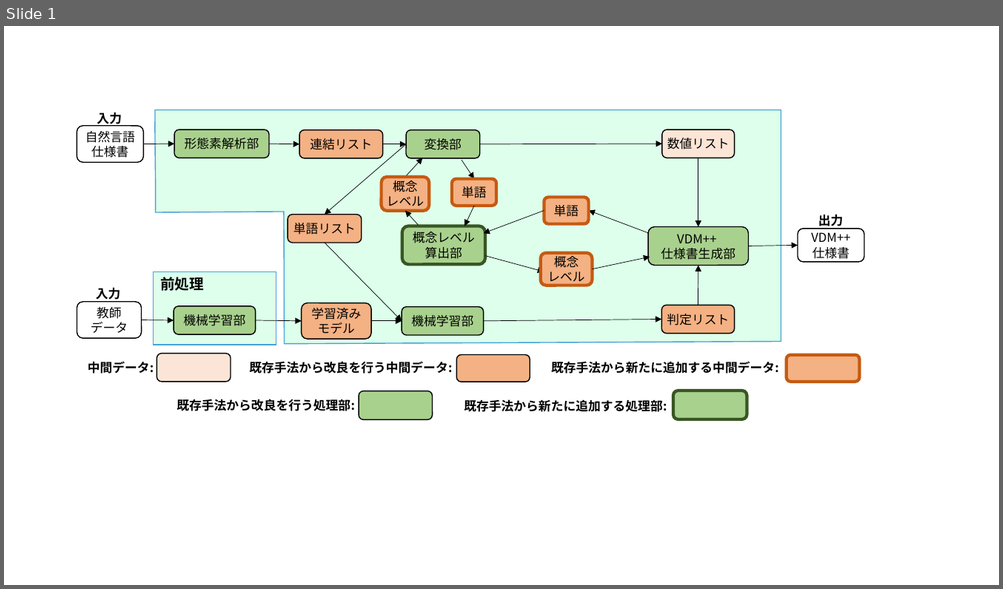
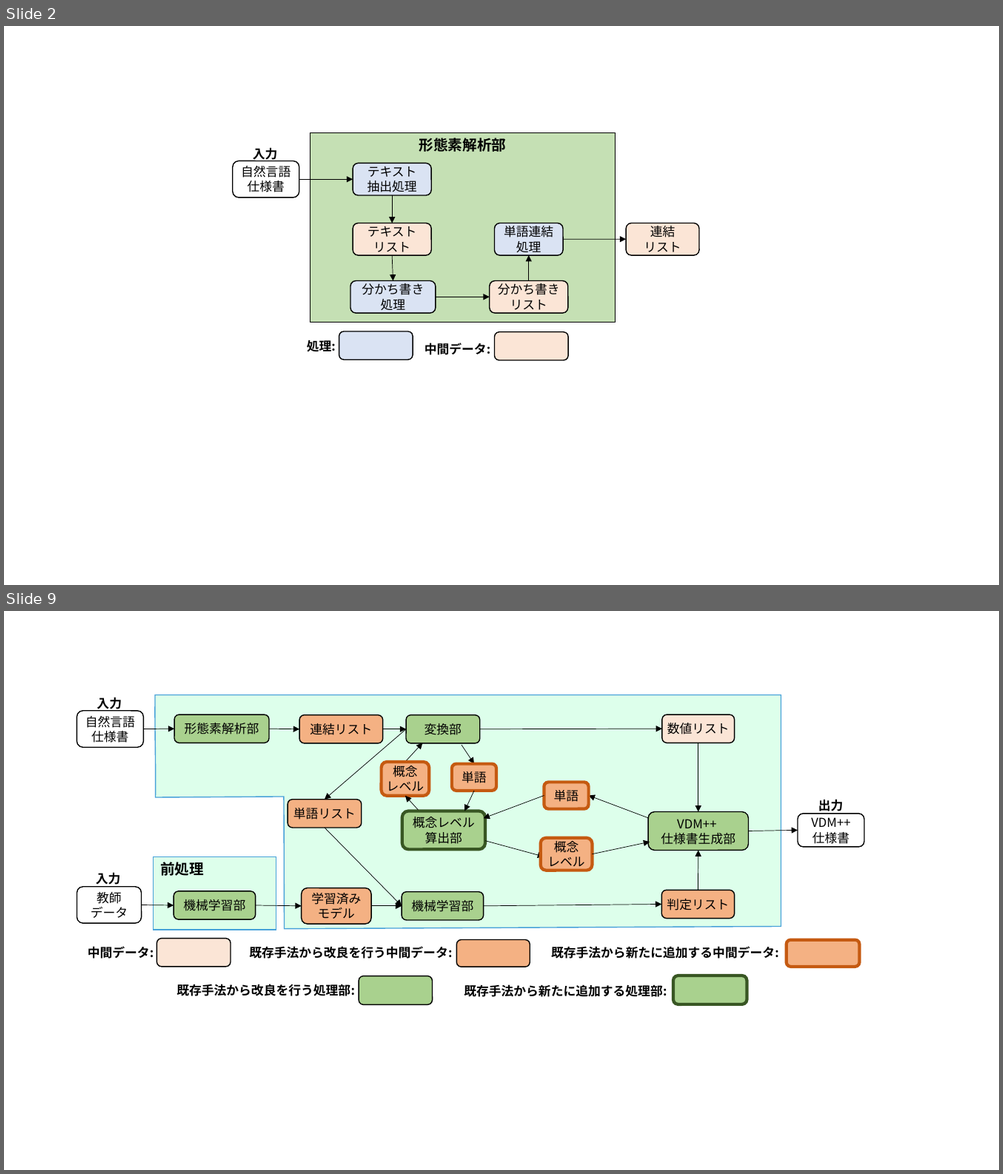
Before and after one commit to sugaken0528/masterPaper, a slide deck: image/sozai.pptx. Shown one above the other, each under a label of ours: slide 1 before the commit, slides 2 and 9 after it; the slides between them are not shown. The pictures are 1003x589 and 1003x1174 pixels, drawn with LibreOffice and Linux fonts; fonts in the diff are those of the drawing. Boxes give left, top, right and bottom in pixels: in the first picture for what was removed or moved away, otherwise in the second. Text is boxed around its words. In the diff, an @@ line names an element or a change of style, - is before the commit and + after.

```diff
--- a/image/sozai.pptx
+++ b/image/sozai.pptx
@@ slide 2 added at (x1=4, y1=26, x2=999, y2=585), background #FFFFFF @@
@@ rectangle added at (x1=310, y1=133, x2=615, y2=322), fill #C5E0B4, outline #000000 1 pt, 14 pt, text #000000, bold @@
+形態素解析部
@@ text added at (x1=253, y1=147, x2=278, y2=161), 12 pt, text #000000, bold @@
+入力
@@ rounded rectangle added at (x1=233, y1=161, x2=299, y2=198), outline #000000 1 pt, 12 pt, text #000000 @@
+自然言語
+仕様書
@@ arrow added from (299, 180) to (353, 180), #000000 0.5 pt @@
@@ rounded rectangle added at (x1=353, y1=164, x2=431, y2=195), fill #DAE3F3, outline #000000 1 pt, 12 pt, text #000000 @@
+テキスト
+抽出処理
@@ arrow added from (392, 195) to (392, 223), #000000 0.5 pt @@
@@ rounded rectangle added at (x1=353, y1=223, x2=431, y2=255), fill #FBE5D6, outline #000000 1 pt, 12 pt, text #000000 @@
+テキスト
+リスト
@@ rounded rectangle added at (x1=494, y1=223, x2=563, y2=255), fill #DAE3F3, outline #000000 1 pt, 12 pt, text #000000 @@
+単語連結
+処理
@@ rounded rectangle added at (x1=626, y1=223, x2=700, y2=255), fill #FBE5D6, outline #000000 1 pt, 12 pt, text #000000 @@
+連結
+リスト
@@ arrow added from (563, 239) to (626, 239), #000000 0.5 pt @@
@@ arrow added from (392, 256) to (392, 281), #000000 0.5 pt @@
@@ arrow added from (529, 281) to (529, 256), #000000 0.5 pt @@
@@ rounded rectangle added at (x1=350, y1=281, x2=435, y2=313), fill #DAE3F3, outline #000000 1 pt, 12 pt, text #000000 @@
+分かち書き
+処理
@@ rounded rectangle added at (x1=489, y1=281, x2=568, y2=313), fill #FBE5D6, outline #000000 1 pt, 12 pt, text #000000 @@
+分かち書き
+リスト
@@ arrow added from (435, 297) to (489, 297), #000000 0.5 pt @@
@@ rounded rectangle added at (x1=339, y1=332, x2=413, y2=360), fill #DAE3F3, outline #000000 1 pt @@
@@ rounded rectangle added at (x1=494, y1=332, x2=568, y2=361), fill #FBE5D6, outline #000000 1 pt @@
@@ text added at (x1=307, y1=340, x2=336, y2=352), 12 pt, text #000000, bold @@
+処理:
@@ text added at (x1=424, y1=343, x2=490, y2=355), 12 pt, text #000000, bold @@
+中間データ:
@@ what was slide 1 is now slide 9 @@
```
Also in this commit, not shown: 7 other slides added, 15 other files.
